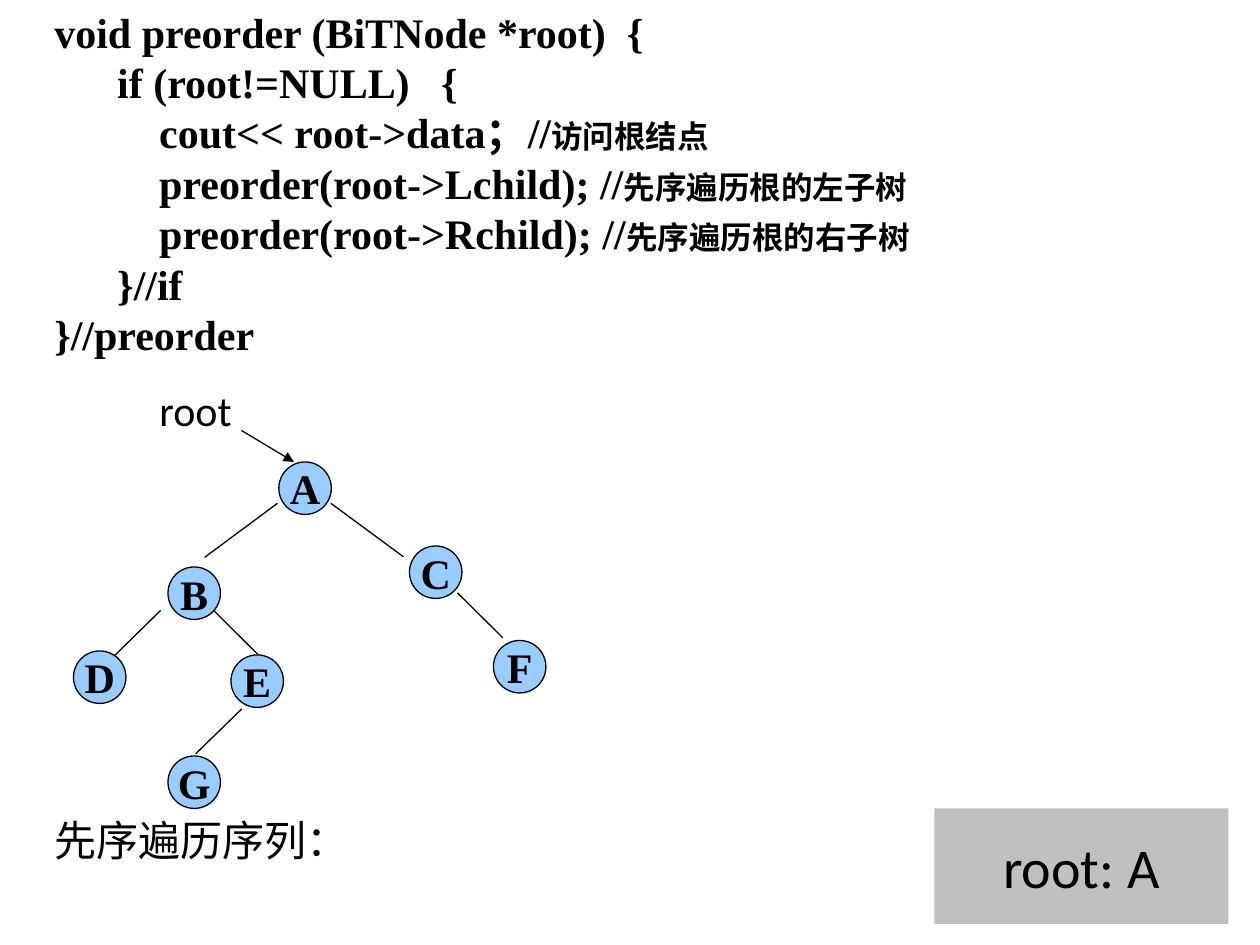
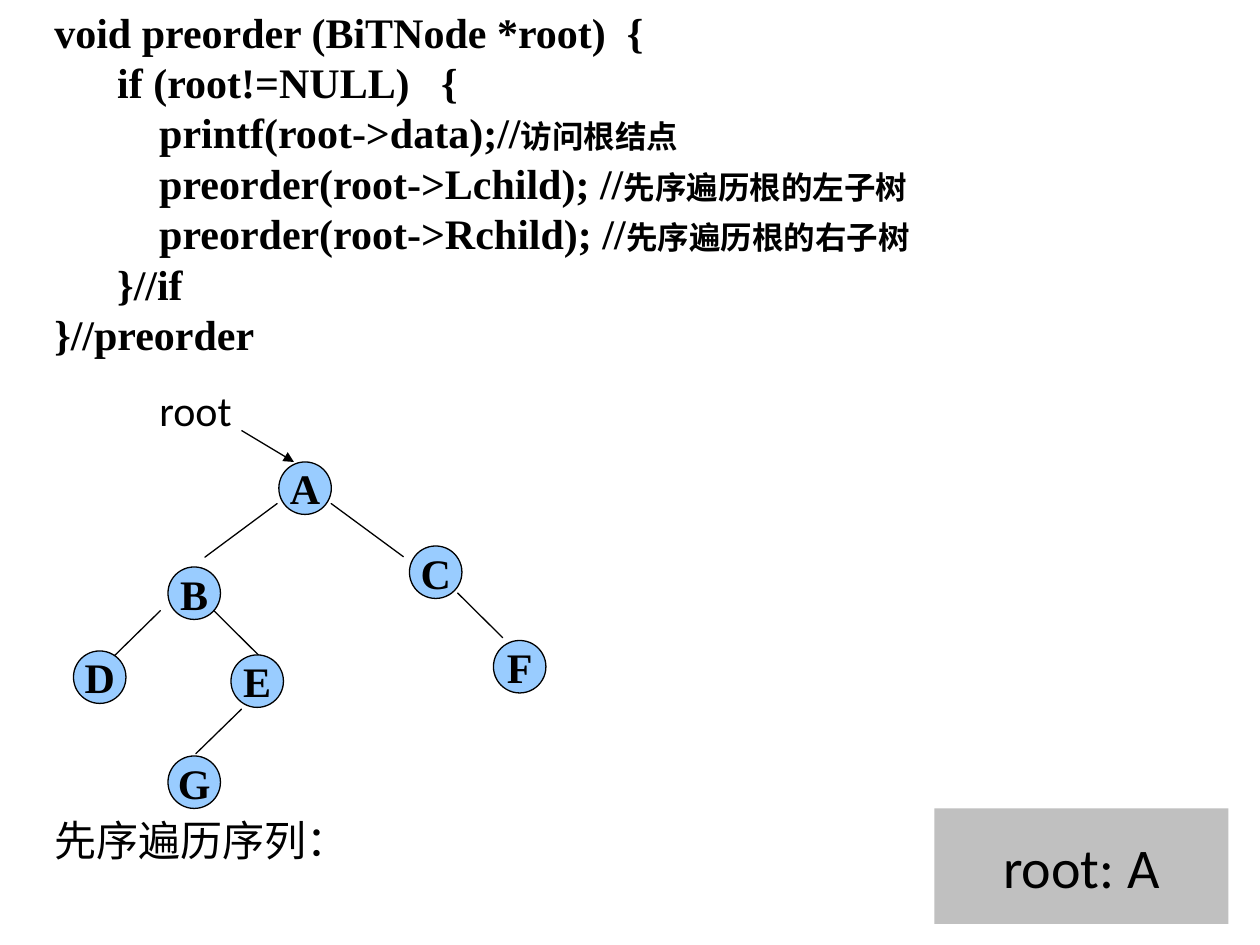
Before and after one commit to Gempittance/Data_Structur_Build, a slide deck: slide 55 of 数据结构PPT/ds6.pptx. Drawn at 1260x945 pixels with LibreOffice and Linux fonts; fonts in the diff are those of the drawing. Boxes give left, top, right and bottom in pixels: in the first picture for what was removed or moved away, otherwise in the second. Text is boxed around its words. In the diff, an @@ line names an element or a change of style, - is before the commit and + after.

```diff
--- a/数据结构PPT/ds6.pptx
+++ b/数据结构PPT/ds6.pptx
@@ text at [159,118,679,157]: text changed @@
-cout<< root->data；//访问根结点
+printf(root->data);//访问根结点
```
Also in this commit, not shown: 55 other slides changed.
